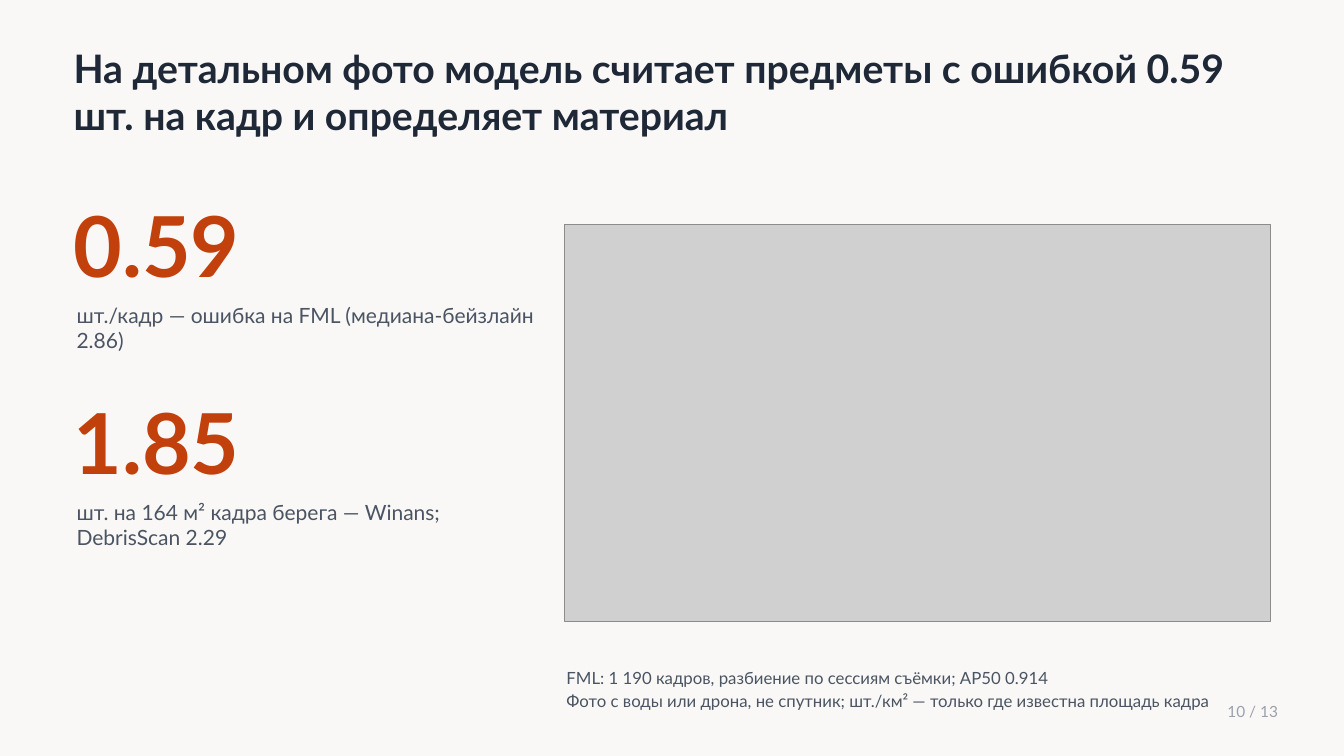
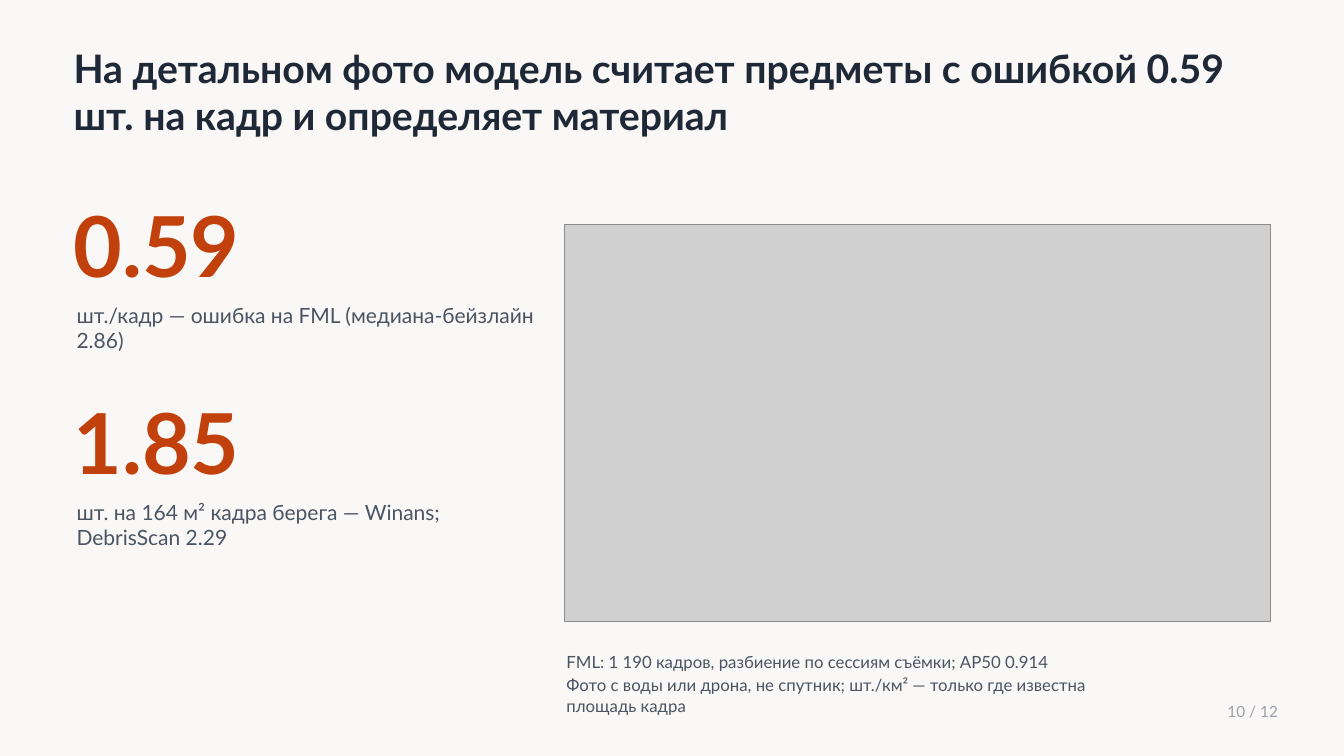
Before and after one commit to azama2t/final-cosmohack, a slide deck: slide 10 of presentation/deck_checkpoint.pptx. Drawn at 1344x756 pixels with LibreOffice and Linux fonts; fonts in the diff are those of the drawing; grey boxes stand for pictures. Boxes give left, top, right and bottom in pixels: in the first picture for what was removed or moved away, otherwise in the second. Text is boxed around its words. In the diff, an @@ line names an element or a change of style, - is before the commit and + after.

```diff
--- a/presentation/deck_checkpoint.pptx
+++ b/presentation/deck_checkpoint.pptx
@@ text "FML: 1 190 кадров, разбиение ..." rewrapped from <box>566,672,1209,710</box> to <box>566,656,1086,715</box> @@
@@ text at <box>1227,706,1278,717</box>: text changed @@
-10 / 13
+10 / 12
```
Also in this commit, not shown: 11 other slides changed, 13 other files.
